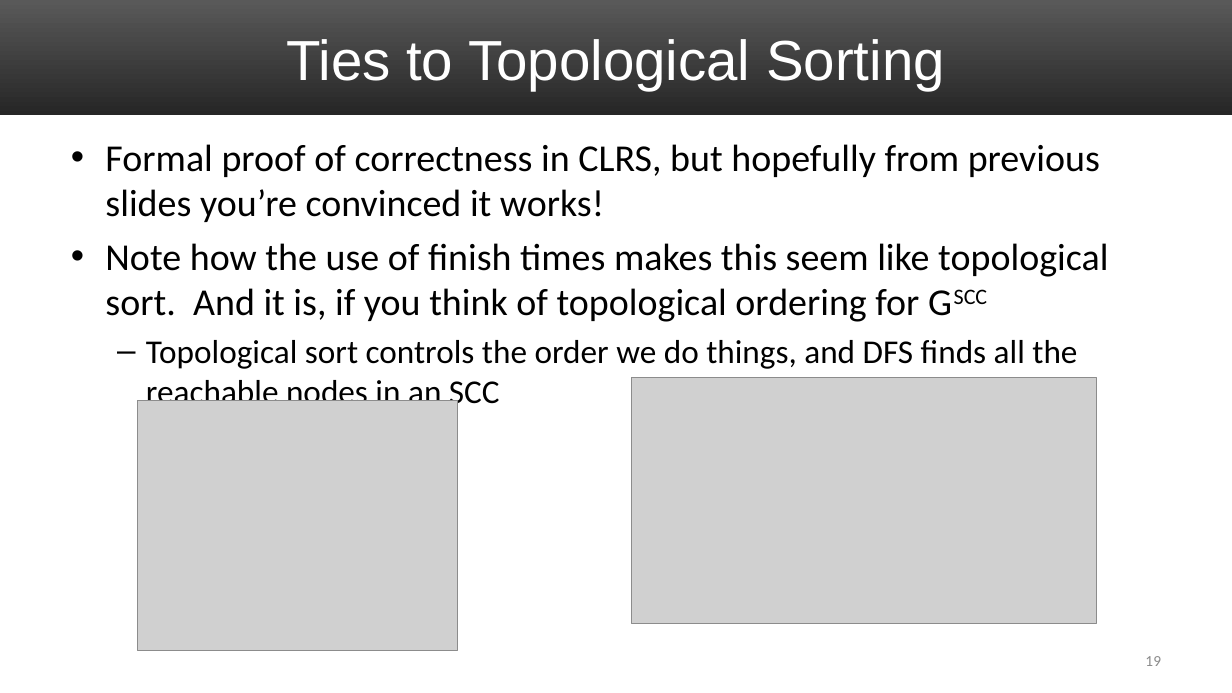
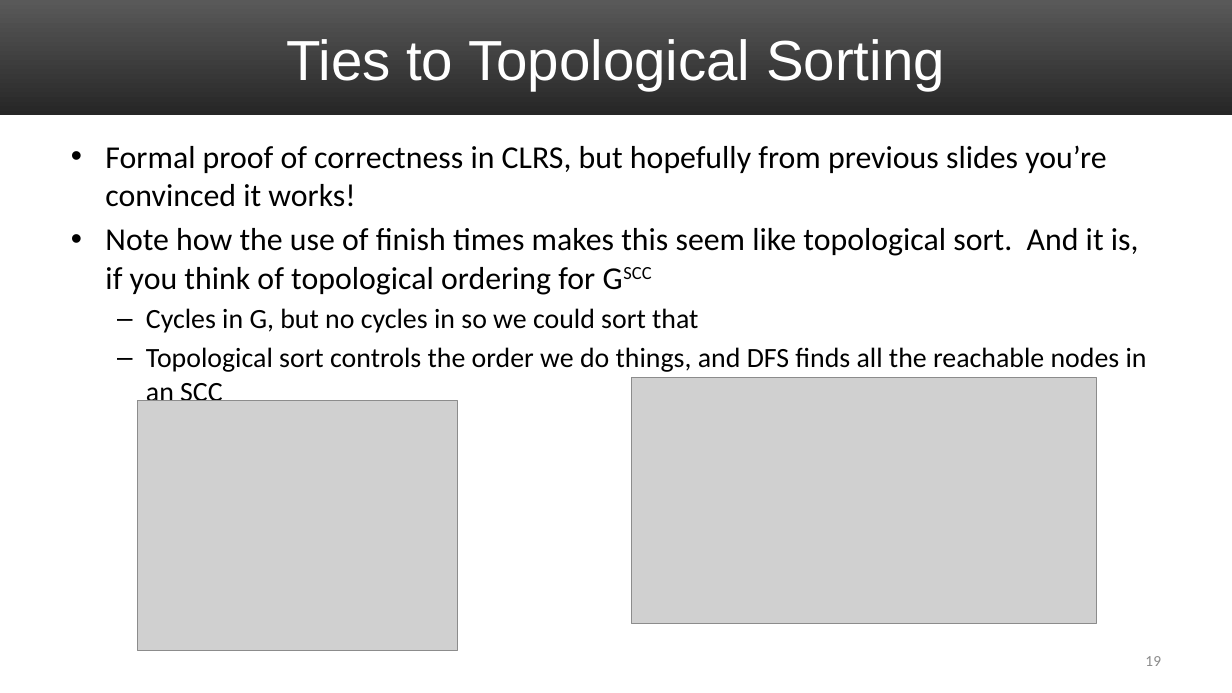
Before and after one commit to uva-cs/cs4102-f21, a slide deck: slide 19 of slides/graphs-topoSort-connComponents.pptx. Drawn at 1232x693 pixels with LibreOffice and Linux fonts; fonts in the diff are those of the drawing; grey boxes stand for pictures. Boxes give left, top, right and bottom in pixels: in the first picture for what was removed or moved away, otherwise in the second. Text is boxed around its words. In the diff, an @@ line names an element or a change of style, - is before the commit and + after.

```diff
--- a/slides/graphs-topoSort-connComponents.pptx
+++ b/slides/graphs-topoSort-connComponents.pptx
@@ text at <box>105,145,1147,401</box>: size 29.6 to 24.8 pt in "Formal proof of correctness in CLRS, but ...", "Note how the use of finish times ..."; size 25.9 to 21.7 pt in "Topological sort controls the order we do ..." @@
@@ text at <box>146,308,698,333</box>: paragraph added @@
+  – Cycles in G, but no cycles in so we could sort that
```
Also in this commit, not shown: 2 other slides changed, 8 other files.
